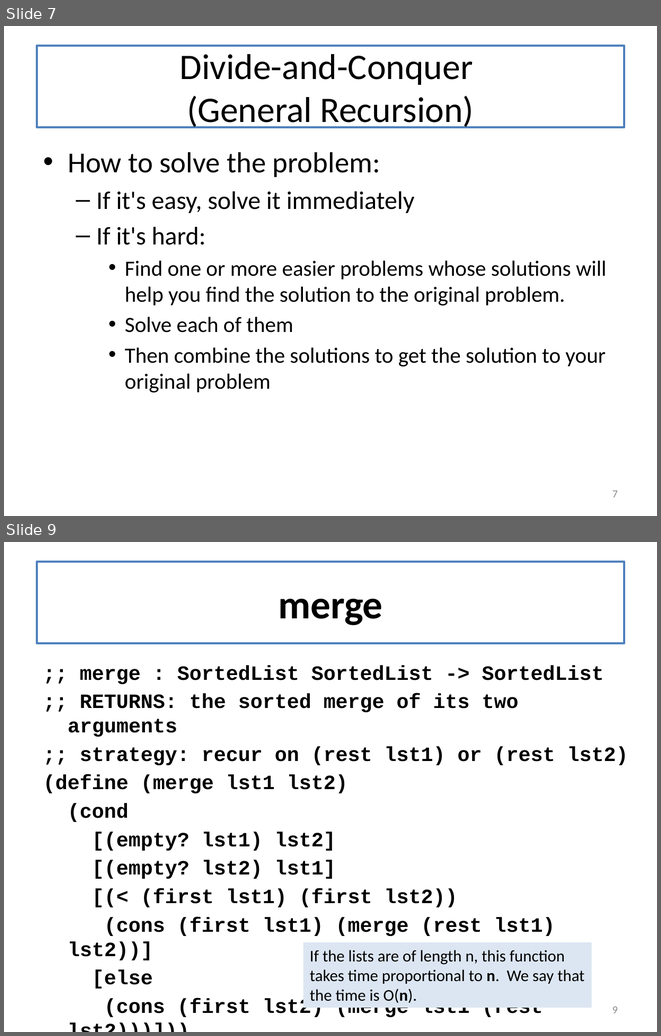
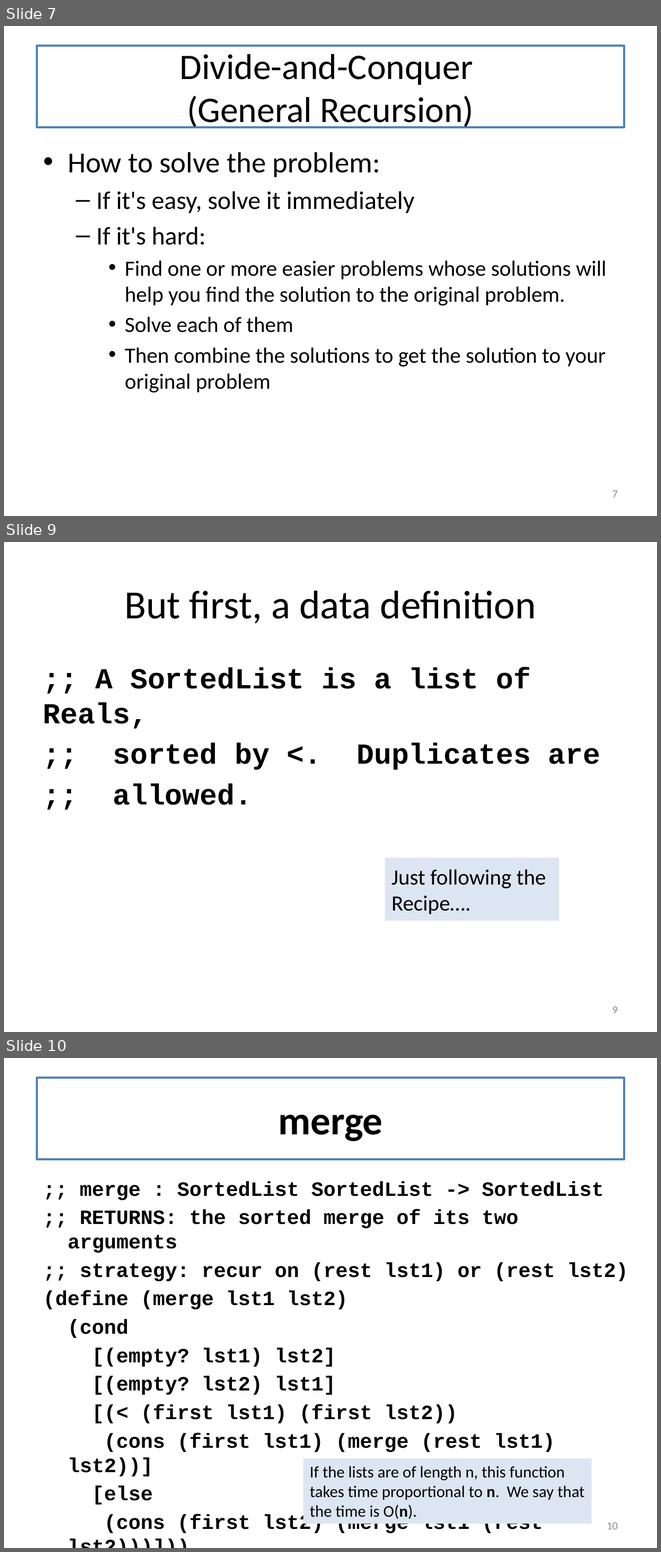
Before and after one commit to mwand/cs5010f17, a slide deck: Slides/Lesson 8.1-8.2 General Recursion.pptx. Shown one above the other, each under a label of ours: slides 7 and 9 before the commit, slides 7, 9 and 10 after it; the slides between them are not shown. The pictures are 661x1036 and 661x1552 pixels, drawn with LibreOffice and Linux fonts; fonts in the diff are those of the drawing. Boxes give left, top, right and bottom in pixels: in the first picture for what was removed or moved away, otherwise in the second. Text is boxed around its words. In the diff, an @@ line names an element or a change of style, - is before the commit and + after.

```diff
--- a/Slides/Lesson 8.1-8.2 General Recursion.pptx
+++ b/Slides/Lesson 8.1-8.2 General Recursion.pptx
@@ slide 9 added at (x1=4, y1=542, x2=657, y2=1032), background #FFFFFF @@
@@ title added at (x1=37, y1=562, x2=624, y2=643), fill #FFFFFF, outline #4F81BD 2 pt, 44 pt, text #000000 @@
+But first, a data definition
@@ text added at (x1=43, y1=668, x2=601, y2=805), 32 pt, text #000000, bold @@
+;; A SortedList is a list of Reals,
+;; sorted by <. Duplicates are
+;; allowed.
@@ rectangle added at (x1=385, y1=857, x2=559, y2=920), fill #DCE6F2, 24 pt, text #000000 @@
+Just following the Recipe….
@@ page number added at (x1=612, y1=1006, x2=618, y2=1013), 12 pt, text #8C8C8C @@
+9
@@ what was slide 9 is now slide 10 @@
@@ page number at (x1=607, y1=1522, x2=618, y2=1529): text changed @@
-9
+10
```
Also in this commit, not shown: 4 slides changed, 2 other slides added, 1 slide removed.
